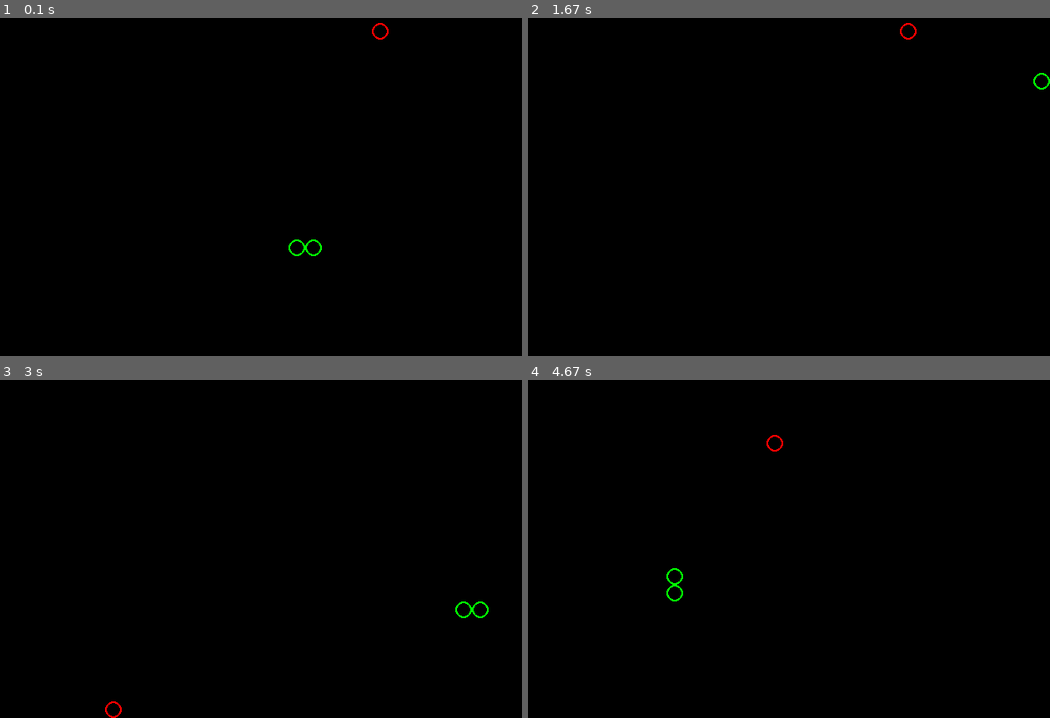
Above: before the commit, frames 1-4 (two rows, left to right).
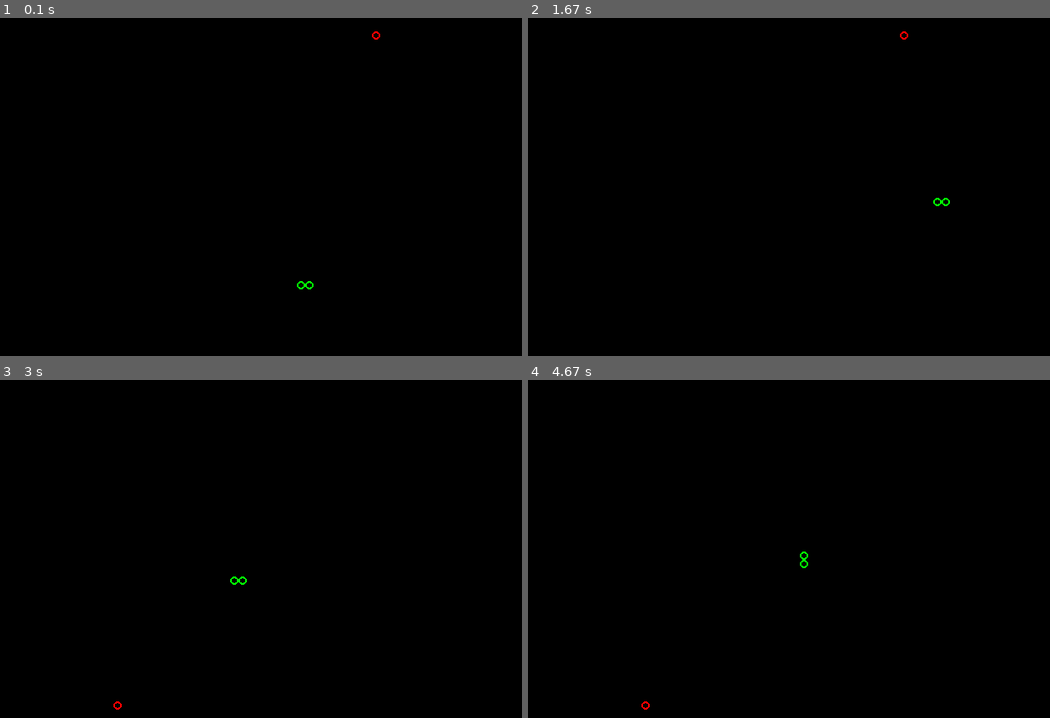
Above: after the commit, the same moments.

Repository: caffeinemonster/python-pygame-nibbles
Game: pygame game, started from pgnibbles.py
The game is run twice, just before and just after one commit, with the same random seed, the same clock (stepped at 60 frames per second) and the same inputs. The source is Python 2; it was converted automatically to run under Python 3.
Inputs:
- Up to frame 1 (0.1 s): no input
- Up to frame 2 (1.67 s): tap W at 0.33 s; hold Right 0.67-1.13 s; hold Up 1.17-1.47 s; hold Right from 1.5 s (still down)
- Up to frame 3 (3 s): release Right at 1.97 s; hold Left 2-2.53 s; hold Down 2.57-2.87 s; hold Left from 2.9 s (still down)
- Up to frame 4 (4.67 s): release Left at 3.3 s; hold Up 3.33-3.7 s; hold Right 3.73-4.37 s; hold Down from 4.4 s (still down)

The runs differ from the first frame. In frame 1, 0.2% of the frame differs, in the area x 55-75%, y 1-81%; in frame 2, 0.1%; in frame 3, 0.2%; in frame 4, 0.2%, in the area x 21-54%, y 16-98%.

Commit message:
Less is more.

Diff:
--- a/pgnibbles.py
+++ b/pgnibbles.py
@@ -1,41 +1,29 @@
 import random
 import time
 import pygame
-import sys
 from pygame.locals import *
-
-# define variables
-FPS = 15
 WINDOWWIDTH = 640
 WINDOWHEIGHT = 480
-CELLSIZE = 20
+CELLSIZE = 10
 CELLWIDTH = int(WINDOWWIDTH / CELLSIZE)
 CELLHEIGHT = int(WINDOWHEIGHT / CELLSIZE)
-
-#define colours
-#WHITE = (255, 255, 255)
-BLACK = (0, 0, 0)
+BGCOLOR = (0, 0, 0)
 RED = (255, 0, 0)
 GREEN = (0, 255, 0)
-DARKGREEN = (0, 155, 0)
-DARKGRAY = (40, 40, 40)
-BGCOLOR = BLACK
-
 UP = 1
 DOWN = 2
 LEFT = 3
 RIGHT = 4
-
 def main():
     global MAINCLOCK, MAINSURF, BASICFONT
     pygame.init()
     MAINCLOCK = pygame.time.Clock()
     MAINSURF = pygame.display.set_mode((WINDOWWIDTH, WINDOWHEIGHT))
-    BASICFONT = pygame.font.Font('freesansbold.ttf', 18)
-    pygame.display.set_caption('Snakey')
     while True:
         gameLoop()
-
+def stop():
+    pygame.quit()
+    quit()
 def gameLoop():
     startx = random.randint(5, CELLWIDTH - 6)
     starty = random.randint(5, CELLHEIGHT - 6)
@@ -45,7 +33,7 @@
     while True:
         for event in pygame.event.get():
             if event.type == QUIT:
-                terminate()
+                stop()
             elif event.type == KEYDOWN:
                 if (event.key == K_LEFT or event.key == K_a) and direction != RIGHT:
                     direction = LEFT
@@ -56,7 +44,7 @@
                 if (event.key == K_DOWN or event.key == K_s) and direction != UP:
                     direction = DOWN
                 if event.key == K_ESCAPE:
-                    terminate()
+                    stop()
         if snakeCoords[0][0] == -1 or snakeCoords[0][0] == CELLWIDTH or snakeCoords[0][1] == -1 or snakeCoords[0][1] == CELLHEIGHT:
             return
         for snakeBody in snakeCoords[1:]:
@@ -66,7 +54,6 @@
             apple = (random.randint(0, CELLWIDTH - 1), random.randint(0, CELLHEIGHT - 1))
         else:
             snakeCoords.pop()
-
         if direction == UP:
             snakeCoords.insert(0, (snakeCoords[0][0], snakeCoords[0][1] - 1))
         elif direction == DOWN:
@@ -78,26 +65,16 @@
         MAINSURF.fill(BGCOLOR)
         drawSnake(snakeCoords)
         drawApple(apple)
-#        drawScore(len(snakeCoords))
         pygame.display.update()
-        MAINCLOCK.tick(FPS)
-#def drawScore(score):
-#    scoreSurf = BASICFONT.render('Score: %s' % (score), True, WHITE)
-#    scoreRect = scoreSurf.get_rect()
-#    scoreRect.topleft = (WINDOWWIDTH - 80, 10)
-#    MAINSURF.blit(scoreSurf, scoreRect)
+        MAINCLOCK.tick(15)
 def drawSnake(snakeCoords):
     for coord in snakeCoords:
         x = coord[0] * CELLSIZE
         y = coord[1] * CELLSIZE
-        coordRect = pygame.Rect(x, y, CELLSIZE, CELLSIZE)
-        #pygame.draw.rect(MAINSURF, GREEN, coordRect)
 	pygame.draw.circle(MAINSURF, GREEN, (x+(CELLSIZE/2),y+(CELLSIZE/2)), CELLSIZE/2, 2)
 def drawApple(coord):
     x = coord[0] * CELLSIZE
     y = coord[1] * CELLSIZE
-#    appleRect = pygame.Rect(x, y, CELLSIZE, CELLSIZE)
-#    pygame.draw.rect(MAINSURF, RED, appleRect)
     pygame.draw.circle(MAINSURF, RED, (x+(CELLSIZE/2),y+(CELLSIZE/2)), CELLSIZE/2, 2)
 if __name__ == '__main__':
     main()
